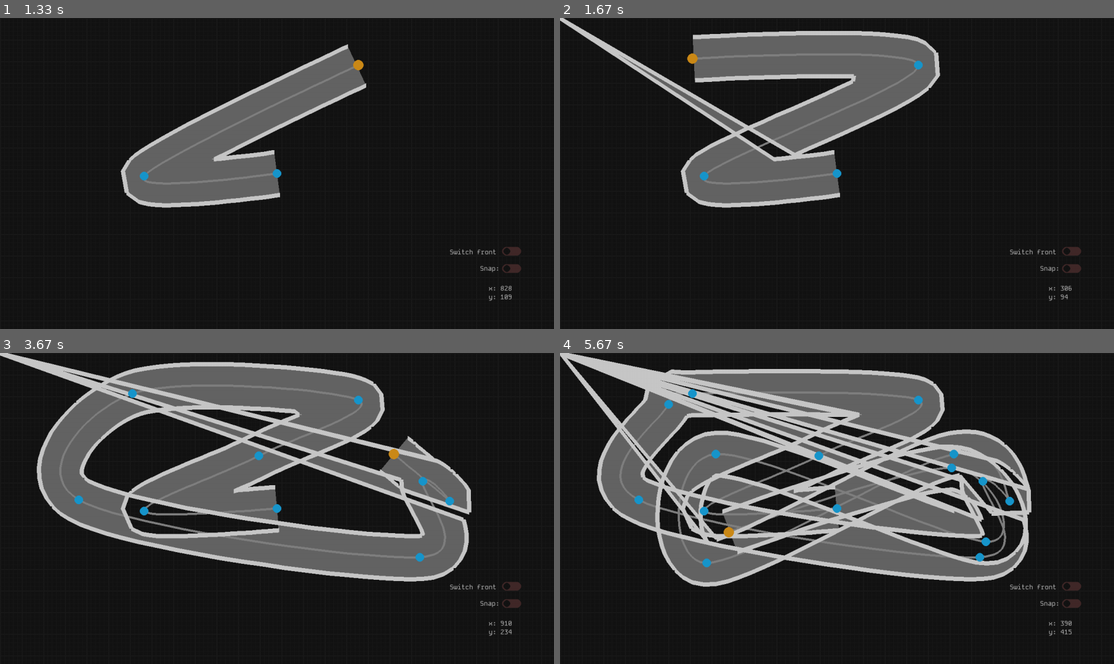
Above: before the commit, frames 1-4 (two rows, left to right).
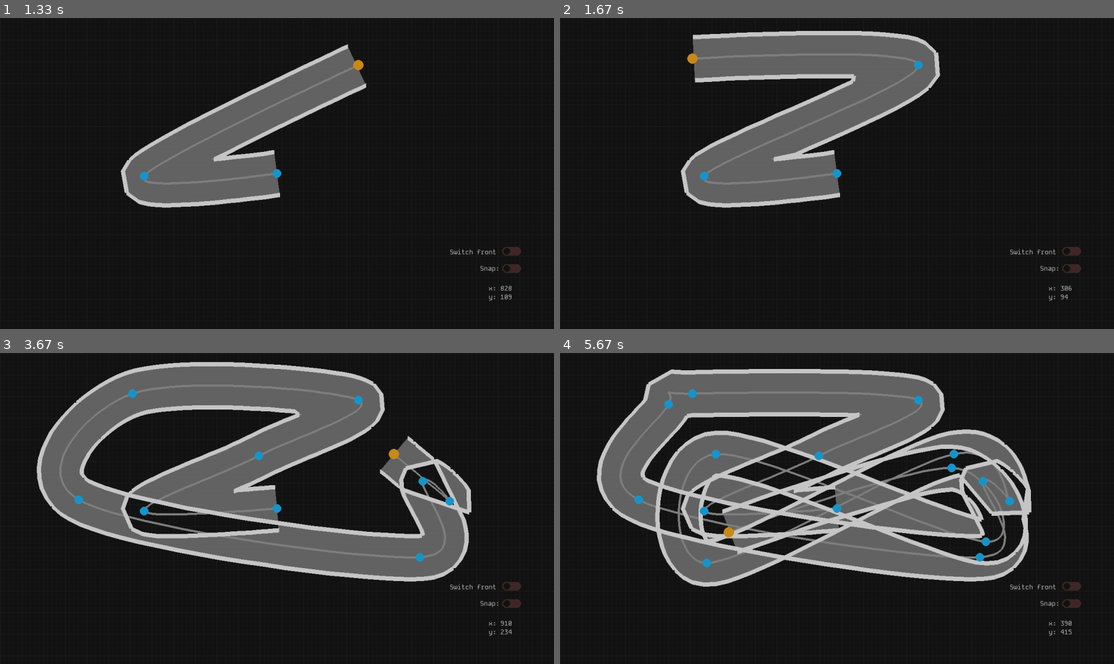
Above: after the commit, the same moments.

Repository: Raphael-W/Racing-Line
Game: pygame game, started from main.py
Same seed, same stepped clock (60 frames per second), same inputs: the game is played once before the commit and once after it.
Inputs (mouse positions are in pixels of both pictures, inside the frame that each line leads up to):
- Up to frame 1 (1.33 s): click (277, 173) at 0.38 s; click (144, 176) at 0.72 s; click (360, 64) at 1.05 s
- Up to frame 2 (1.67 s): click (692, 58) at 1.38 s
- Up to frame 3 (3.67 s): click (77, 499) at 1.72 s; click (260, 455) at 2.05 s; click (421, 558) at 2.38 s; click (421, 480) at 2.72 s; click (448, 502) at 3.05 s; click (393, 452) at 3.38 s
- Up to frame 4 (5.67 s): click (670, 402) at 3.72 s; click (704, 561) at 4.05 s; click (715, 452) at 4.38 s; click (986, 542) at 4.72 s; click (953, 468) at 5.05 s; click (726, 533) at 5.38 s

Frame 1 is identical in both runs. In frame 2, 1.7% of the frame differs, in the area x 0-43%, y 0-47%; in frame 3, 4.9%; in frame 4, 8.4%, in the area x 0-85%, y 0-61%.

Commit message:
Fixed kink bug

Diff:
--- a/spline.py
+++ b/spline.py
@@ -176,7 +176,7 @@
             updateRange = (0, resolution)
 
             if len(updatePoints) > 0:
-                lowerBound = max((min(updatePoints) - 2), 0)
+                lowerBound = max((min(updatePoints) - 2, 0))
                 upperBound = min(max(updatePoints) + 2, numOfSegments)
                 updateRange = (lowerBound * perSegRes, upperBound * perSegRes)
 
@@ -215,14 +215,14 @@
                 lowerBound = max((min(updatePoints) - 2) * perSegRes, 0)
                 upperBound = min((max(updatePoints) + 2) * perSegRes, len(self.splinePoints))
                 updateRange = (lowerBound, upperBound)
-
-            nonKinkCoordLeft = (0, 0)
-            nonKinkCoordRight = (0, 0)
 
             xExt = (self.splinePoints[-1][0] - self.splinePoints[-2][0])
             yExt = (self.splinePoints[-1][1] - self.splinePoints[-2][1])
             pointExt = (self.splinePoints[-1][0] + xExt, self.splinePoints[-1][1] + yExt)
             extendedSplinePoints = self.splinePoints + [pointExt]
+
+            nonKinkCoordLeft = self.leftTrackEdge[updateRange[0]]
+            nonKinkCoordRight = self.rightTrackEdge[updateRange[0]]
 
             for seg in range(*updateRange):
                 distance = pointDistance(extendedSplinePoints[seg], extendedSplinePoints[seg + 1])
